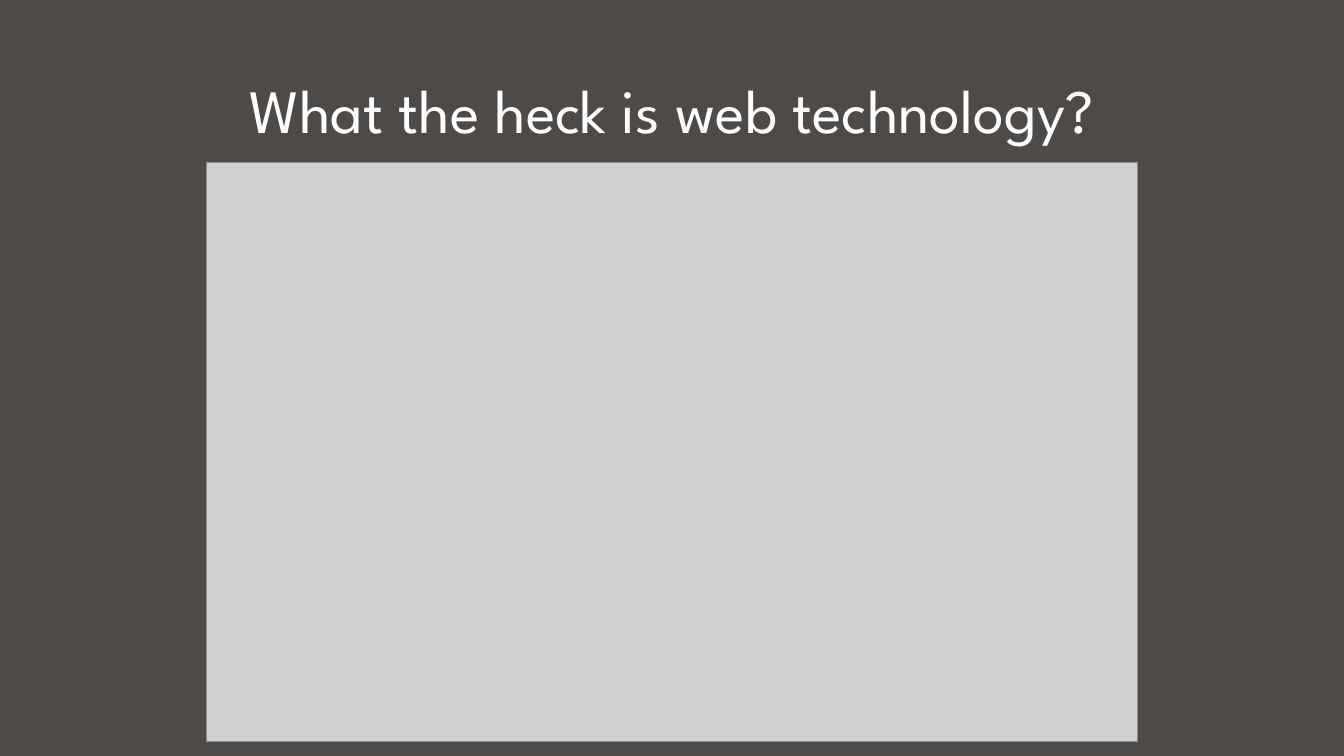
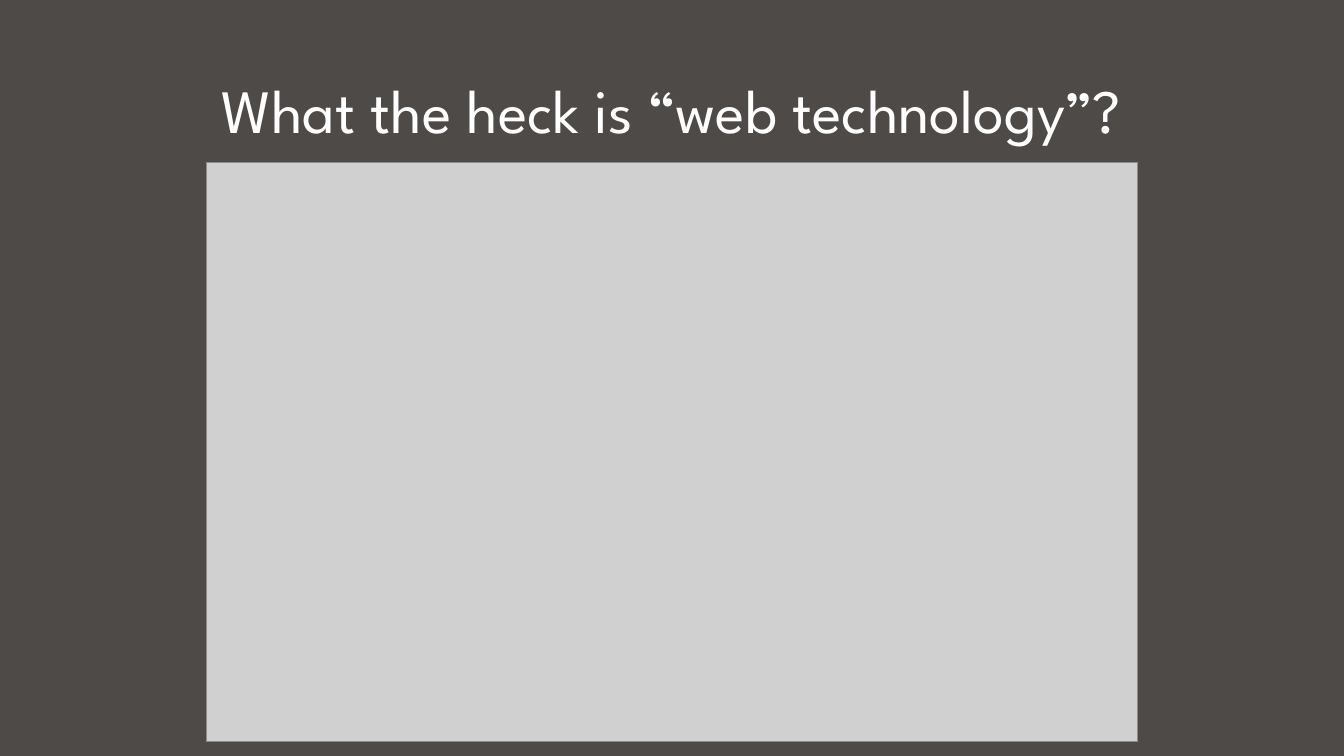
Before and after one commit to ageller/IDEAS_FSS-Vis, a slide deck: slide 3 of IntroToWebTechnology/intro to web.pptx (slide 2 before the commit). Drawn at 1344x756 pixels with LibreOffice and Linux fonts; fonts in the diff are those of the drawing; grey boxes stand for pictures. Boxes give left, top, right and bottom in pixels: in the first picture for what was removed or moved away, otherwise in the second. Text is boxed around its words. In the diff, an @@ line names an element or a change of style, - is before the commit and + after.

```diff
--- a/IntroToWebTechnology/intro to web.pptx
+++ b/IntroToWebTechnology/intro to web.pptx
@@ title at [221, 90, 1121, 147]: text changed @@
-What the heck is web technology?
+What the heck is “web technology”?
```
Also in this commit, not shown: 3 other slides changed, 7 slides added, 3 slides removed, 6 other files.
